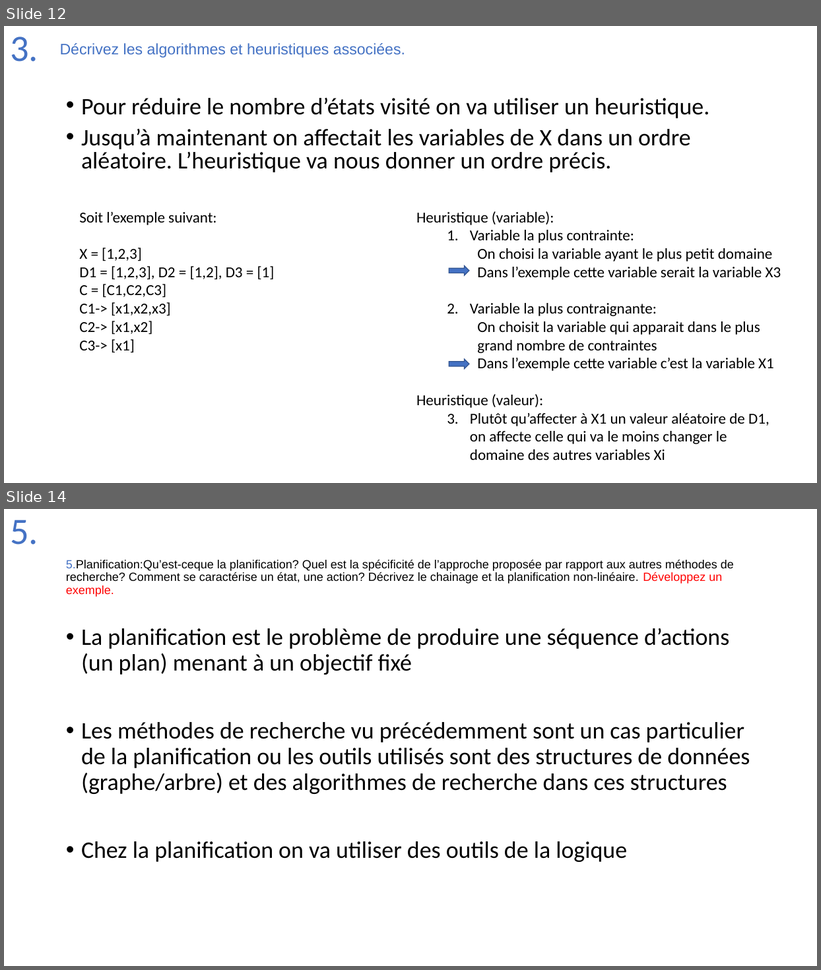
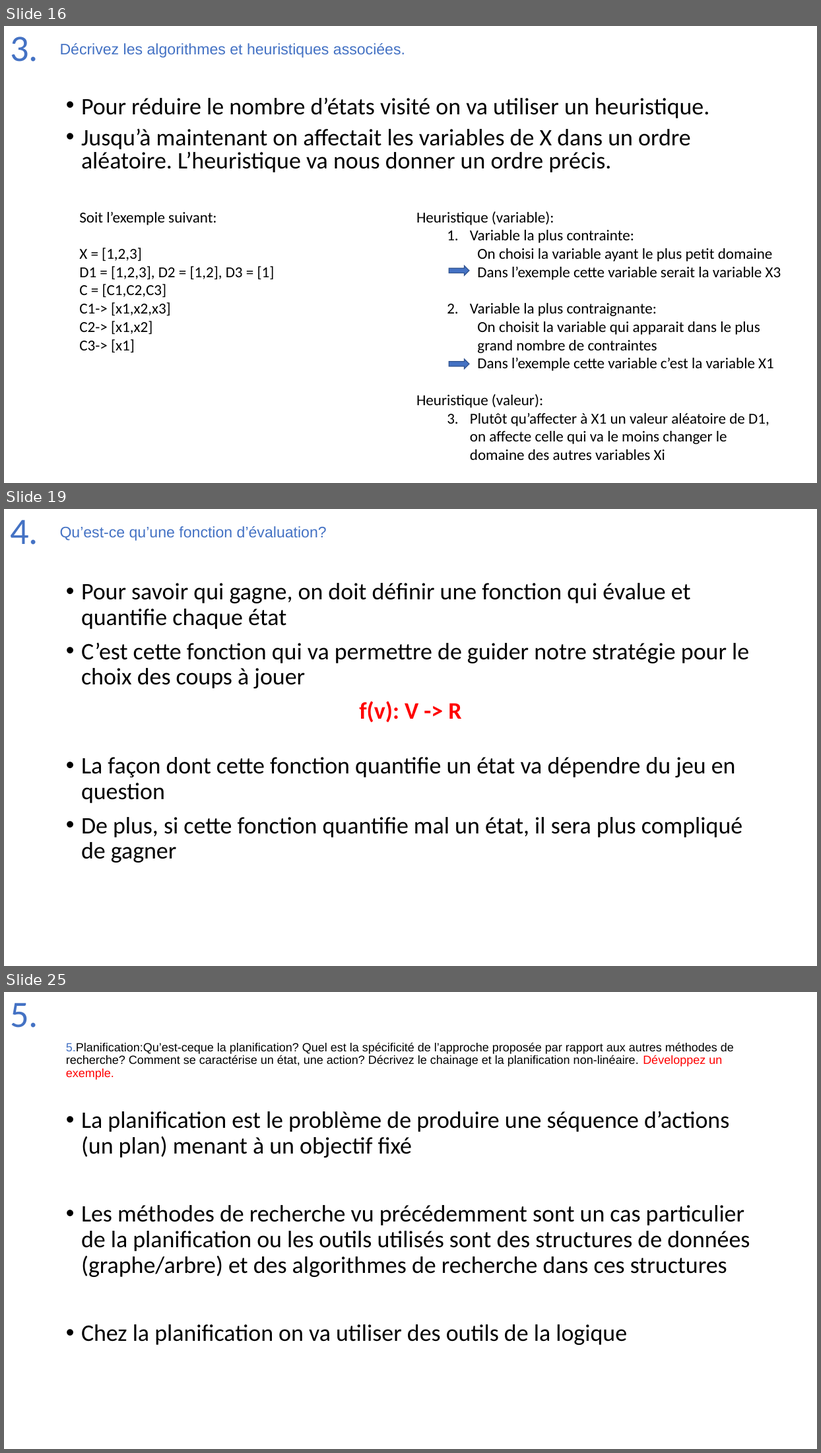
Before and after one commit to Joao-Quinta/Uni3eme, a slide deck: intelligenceArtificielle/Intelligence_artificielle_exam.pptx. Shown one above the other, each under a label of ours: slides 12 and 14 before the commit, slides 16, 19 and 25 after it; the slides between them are not shown. The pictures are 821x970 and 821x1453 pixels, drawn with LibreOffice and Linux fonts; fonts in the diff are those of the drawing. Boxes give left, top, right and bottom in pixels: in the first picture for what was removed or moved away, otherwise in the second. Text is boxed around its words. In the diff, an @@ line names an element or a change of style, - is before the commit and + after.

```diff
--- a/intelligenceArtificielle/Intelligence_artificielle_exam.pptx
+++ b/intelligenceArtificielle/Intelligence_artificielle_exam.pptx
@@ slide 19 added at [4, 509, 817, 966], background #FFFFFF @@
@@ title added at [10, 520, 38, 545], 44 pt, text #4472C4 @@
+4.
@@ text added at [60, 526, 327, 541], 18 pt, text #4472C4 @@
+Qu’est-ce qu’une fonction d’évaluation?
@@ text added at [81, 583, 749, 863], 28 pt, text #000000 @@
+• Pour savoir qui gagne, on doit définir une fonction qui évalue et quantifie chaque état
+• C’est cette fonction qui va permettre de guider notre stratégie pour le choix des coups à jouer
+f(v): V -> R
+• La façon dont cette fonction quantifie un état va dépendre du jeu en question
+• De plus, si cette fonction quantifie mal un état, il sera plus compliqué de gagner
@@ what was slide 12 is now slide 16 @@
@@ what was slide 14 is now slide 25 @@
```
Also in this commit, not shown: 5 slides changed, 12 other slides added.
